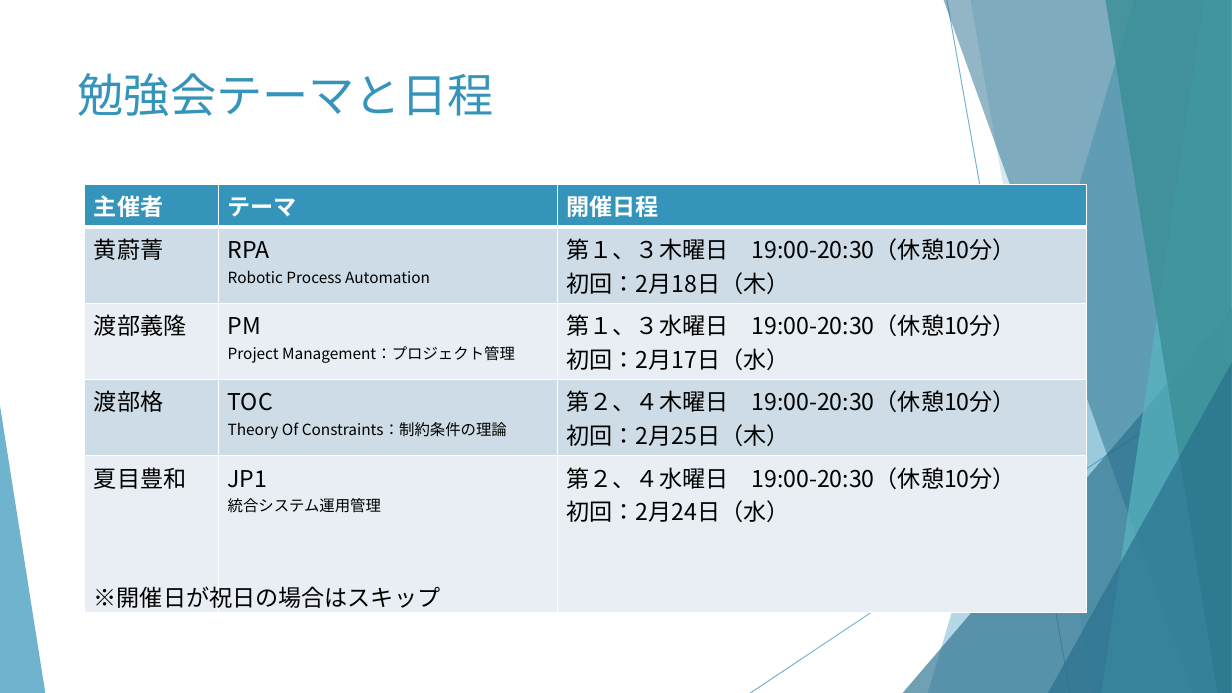
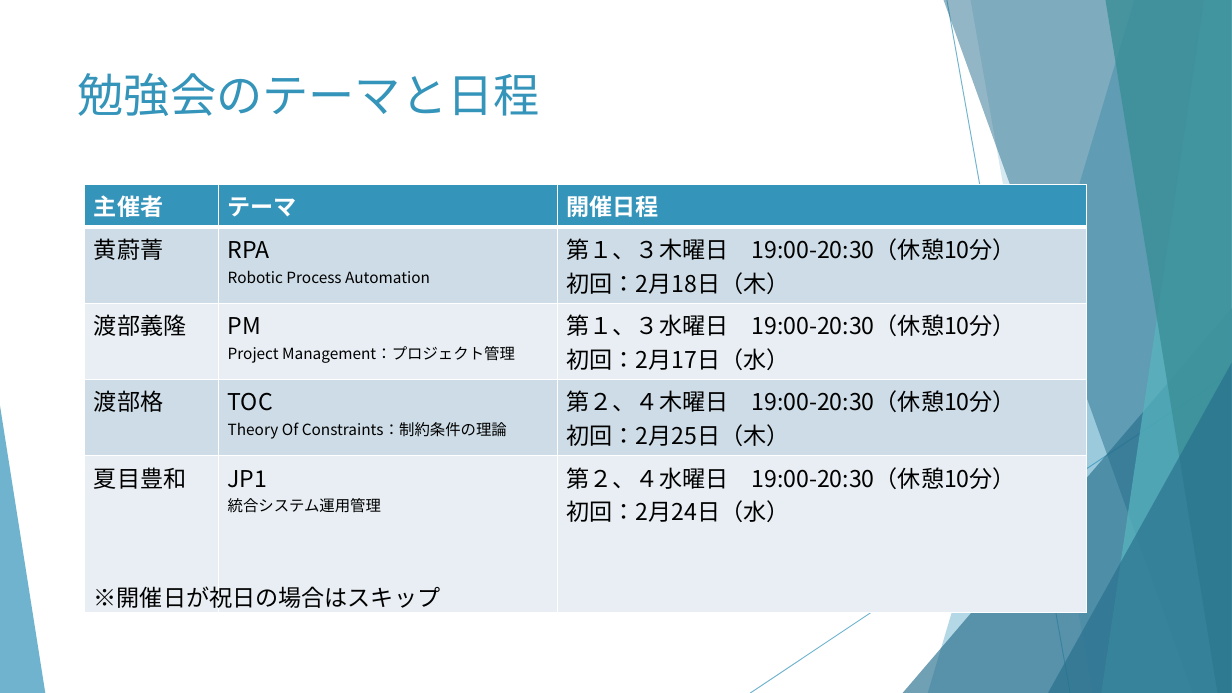
Before and after one commit to huangweijing/rpastudy, a slide deck: slide 2 of 010_事前準備/030_部会説明/20210212_勉強会説明.pptx. Drawn at 1232x693 pixels with LibreOffice and Linux fonts; fonts in the diff are those of the drawing. Boxes give left, top, right and bottom in pixels: in the first picture for what was removed or moved away, otherwise in the second. Text is boxed around its words. In the diff, an @@ line names an element or a change of style, - is before the commit and + after.

```diff
--- a/010_事前準備/030_部会説明/20210212_勉強会説明.pptx
+++ b/010_事前準備/030_部会説明/20210212_勉強会説明.pptx
@@ title at bbox=[78, 73, 540, 116]: text changed @@
-勉強会テーマと日程
+勉強会のテーマと日程
```
Also in this commit, not shown: 6 other slides changed, 2 slides added, 2 slides removed.
